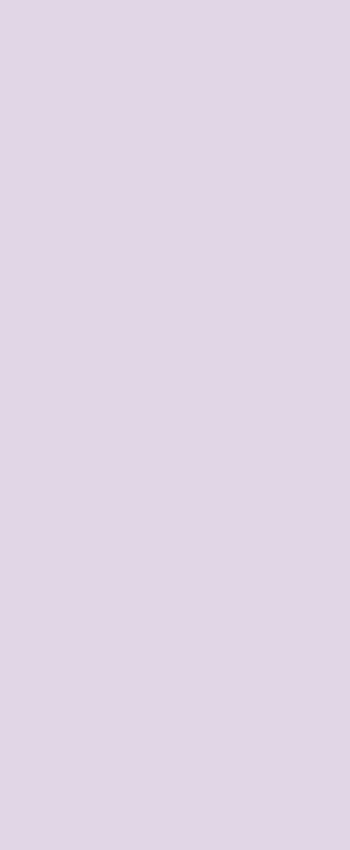
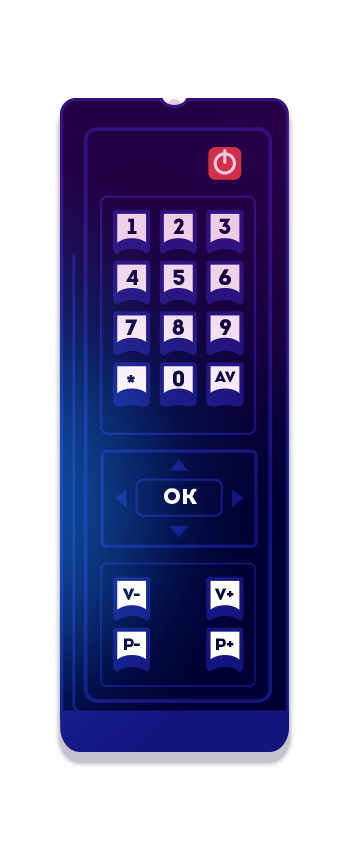
Layer changes from the first (350, 850) image to the second:
removed layer "Calque 0" over (0, 0, 350, 850)
added layer "Calque 4" (lighten, 60%) above "Calque 3" over (0, 156, 350, 829)
added layer "Calque 3" (23%) above "Calque 2" over (0, 3, 350, 511)
added layer "Calque 2" over (60, 98, 289, 752)
